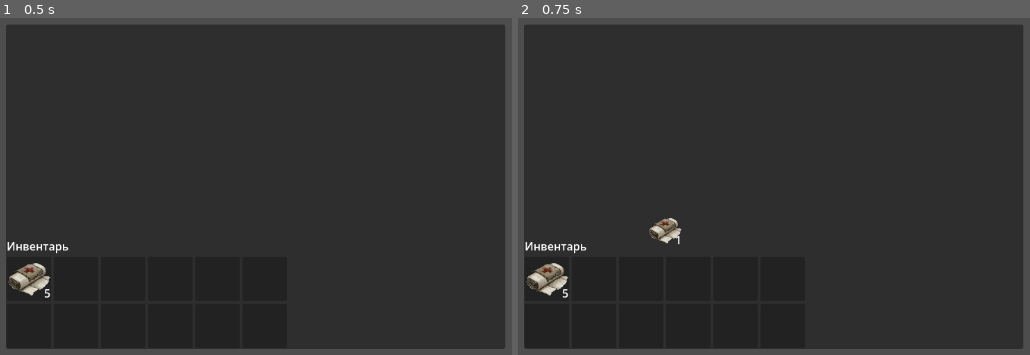
Above: before the commit, frames 1-2 (left to right).
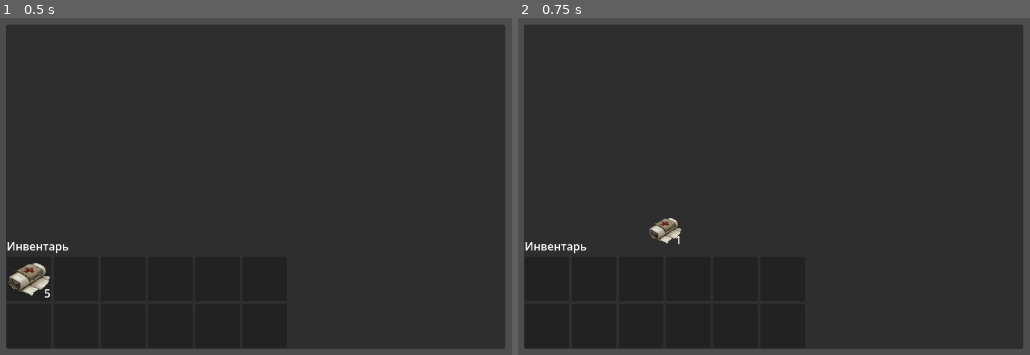
Above: after the commit, the same moments.

Repository: Sufforine/lunacy
Game: Godot game, scene res://Scenes/Hub/Shop/Shop.tscn
The game is run twice, just before and just after one commit, with the same random seed, the same clock (stepped at 60 frames per second) and the same inputs. This scene is started directly instead of the project's main scene.
Inputs (mouse positions are in pixels of both pictures, inside the frame that each line leads up to):
- Up to frame 1 (0.5 s): no input
- Up to frame 2 (0.75 s): tap Enter at 0.5 s; drag from (548, 277) to (850, 82) at 0.52 s

Frame 1 is identical in both runs. In frame 2, 0.5% of the frame differs, in the area x 1-10%, y 72-84%.

Commit message:
D&D guard

Diff:
--- a/Scripts/Inventory/Inventory.gd
+++ b/Scripts/Inventory/Inventory.gd
@@ -14,6 +14,8 @@
 
 
 func swap_slots(index1: int, index2: int):
+	print("index1 - ", index1)
+	print("index2! - ", index2)
 	var temp = slots[index1]
 	slots[index1] = slots[index2]
 	slots[index2] = temp
--- a/Scripts/Inventory/UI/InventoryUI.gd
+++ b/Scripts/Inventory/UI/InventoryUI.gd
@@ -8,7 +8,6 @@
 
 func _ready():
 	GlobalRefs.player_inventory_root = self
-	print(GlobalRefs.player_inventory_root)
 	# Подписываемся на изменения в данных
 	if inventory_data:
 		inventory_data.update_slots.connect(refresh_ui)
--- a/Scripts/Inventory/UI/InventoryUI.tscn
+++ b/Scripts/Inventory/UI/InventoryUI.tscn
@@ -30,7 +30,7 @@
 layout_mode = 2
 
 [node name="GridContainer" type="GridContainer" parent="VBoxContainer/ScrollContainer" unique_id=1426531401]
-z_index = 40
+z_index = 100
 z_as_relative = false
 layout_mode = 2
 columns = 6
--- a/Scripts/Inventory/UI/Slot/SlotUI.gd
+++ b/Scripts/Inventory/UI/Slot/SlotUI.gd
@@ -4,6 +4,9 @@
 @onready var quantity_label = $Quantity
 
 var slot_index: int
+var grab_amount: int = 0
+
+static var active_drag_data = null
 
 func display(slot_data):
 	if slot_data == null:
@@ -18,37 +21,64 @@
 		else:
 			quantity_label.text = ""
 
-
-func _get_drag_data(_at_position):
-	var inventory_ui = GlobalRefs.player_inventory_root
-	var data = inventory_ui.inventory_data.slots[slot_index]
-
-	if data == null: return null
-
-	# Создаем превью (иконка под курсором)
+func create_preview():
 	var preview = TextureRect.new()
 	preview.z_index = 50
 	preview.texture = icon_rect.texture
 	preview.expand_mode = TextureRect.EXPAND_IGNORE_SIZE
 	preview.custom_minimum_size = Vector2(50, 50)
+
 	var previewLabel = Label.new()
+	previewLabel.text = str(max(1, grab_amount))
 	previewLabel.name = "CountLabel"
-	previewLabel.text = "1"
 	previewLabel.set_anchors_and_offsets_preset(Control.PRESET_BOTTOM_RIGHT, Control.PRESET_MODE_MINSIZE)
 	preview.add_child(previewLabel)
 
-	set_drag_preview(preview)
+	return preview
 
-	return slot_index # Передаем индекс ячейки
+func create_drag_data(is_split: bool):
+	var inventory_data = GlobalRefs.player_inventory_root.inventory_data
+	var slot_data = inventory_data.slots[slot_index]
+
+	var drag_data = {
+		"origin_index": slot_index,
+		"item": slot_data.item,
+		"amount": 0,
+		"is_split": is_split
+	}
+
+	if is_split:
+		drag_data.amount = grab_amount
+		grab_amount = 0 # Сброс после захвата
+	else:
+		drag_data.amount = slot_data.amount
+		inventory_data.remove_at(slot_index) # Забираем всё
+
+	return drag_data
+
+func _get_drag_data(_at_position):
+	var slot_data = GlobalRefs.player_inventory_root.inventory_data.slots[slot_index]
+	if slot_data == null: return null
+
+	var data = create_drag_data(false)
+
+	if data == null: return null
+	var dragPreview = create_preview()
+
+	set_drag_preview(dragPreview)
+	active_drag_data = data
+	return data
 
 
 func _can_drop_data(_at_position, data):
-	return data is int # Проверяем, что нам передали индекс (целое число)
+	return data is Dictionary
 
 
-func _drop_data(_at_position, data_index):
-	var inventory_ui = GlobalRefs.player_inventory_root
-	inventory_ui.inventory_data.swap_slots(data_index, slot_index)
+func _drop_data(_at_position, data):
+	var inventory = GlobalRefs.player_inventory_root.inventory_data
+
+#	index: int, item_to_add: Item, amount: int
+	inventory.place_at(slot_index, data.item, data.amount)
 
 
 func _gui_input(event):
@@ -59,3 +89,18 @@
 		if event.button_index == MOUSE_BUTTON_RIGHT and Input.is_key_pressed(KEY_SHIFT):
 			inventory_ui.inventory_data.split_stack(slot_index, 1)
 #			force_drag() тут
+
+
+func _notification(what):
+	if what == NOTIFICATION_DRAG_END:
+		if not get_viewport().gui_is_drag_successful():
+			# Используем нашу сохраненную ссылку вместо системной
+			if active_drag_data != null:
+				_on_drag_failed(active_drag_data)
+
+		# В любом случае очищаем ссылку в конце, чтобы не занимать память
+		active_drag_data = null
+
+func _on_drag_failed(data):
+	var inventory = GlobalRefs.player_inventory_root.inventory_data
+	inventory.place_at(data.origin_index, data.item, data.amount)
